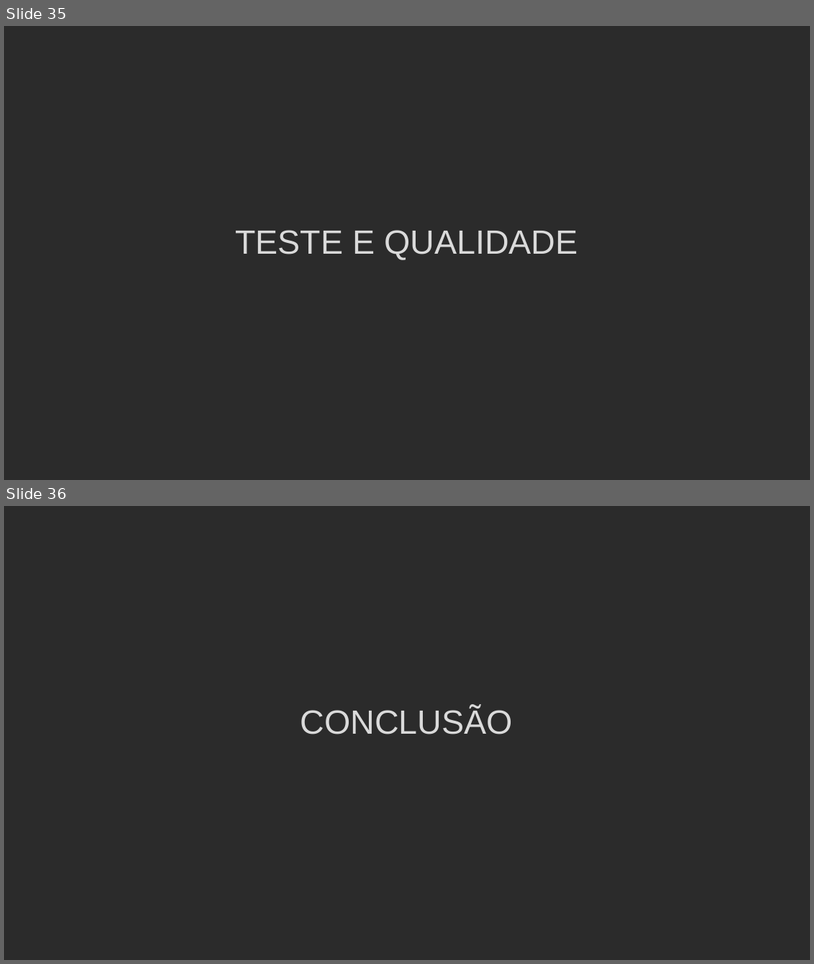
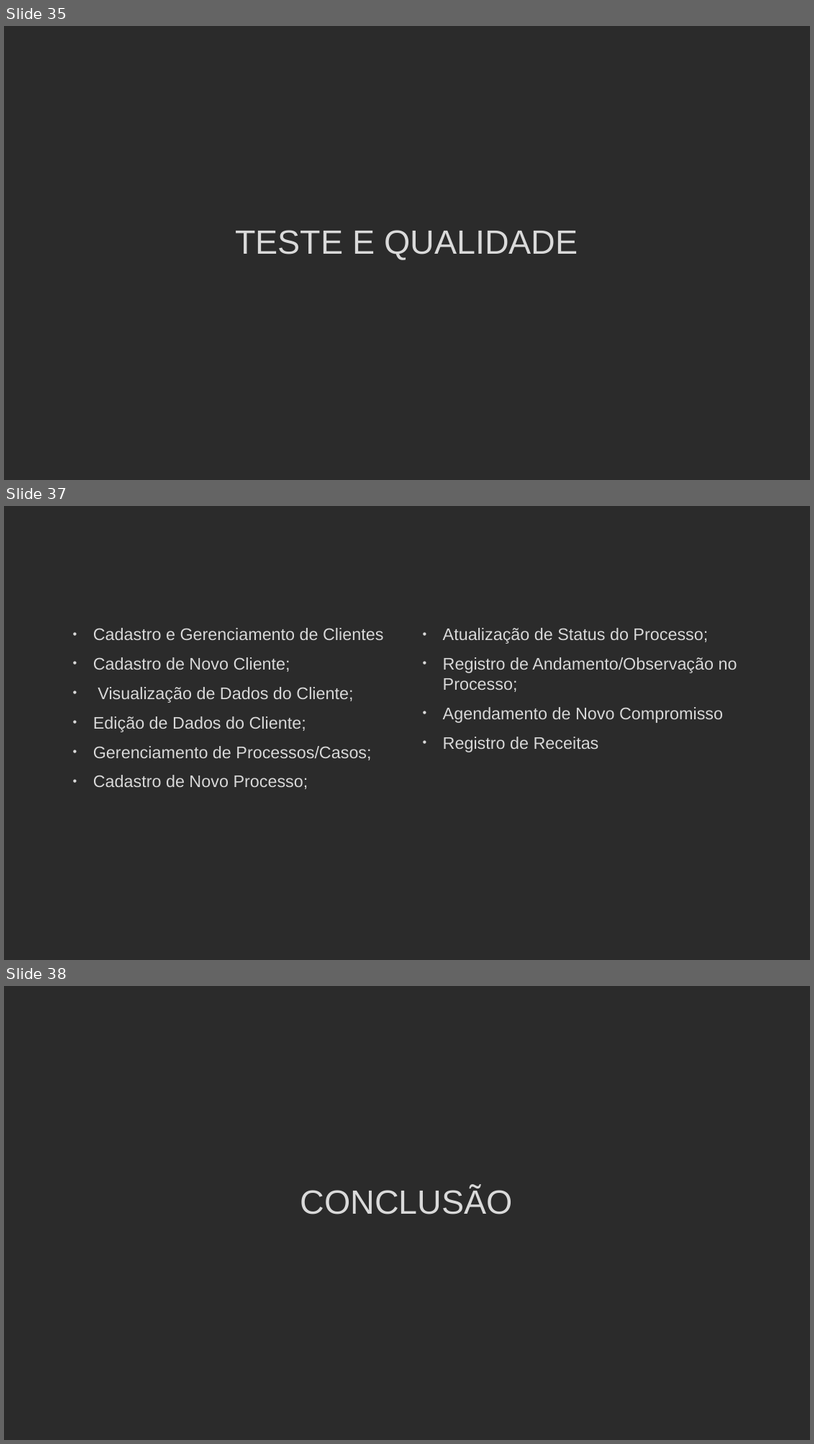
Before and after one commit to Eduardo1Martins/PI-Grupo-04, a slide deck: Documentação/Documentação/Grupo LUMOS.odp. Shown one above the other, each under a label of ours: slides 35 and 36 before the commit, slides 35, 37 and 38 after it; the slides between them are not shown. The pictures are 814x964 and 814x1444 pixels, drawn with LibreOffice and Linux fonts; fonts in the diff are those of the drawing; background and template pictures are left out; a plain dark background stands for a picture behind light text. Boxes give left, top, right and bottom in pixels: in the first picture for what was removed or moved away, otherwise in the second. Text is boxed around its words. In the diff, an @@ line names an element or a change of style, - is before the commit and + after.

```diff
--- a/Documentação/Documentação/Grupo LUMOS.odp
+++ b/Documentação/Documentação/Grupo LUMOS.odp
@@ slide 37 added at bbox=[4, 506, 810, 960], background picture (left out) @@
@@ text added at bbox=[93, 628, 383, 789], 20 pt, text #DADADA @@
+• Cadastro e Gerenciamento de Clientes
+• Cadastro de Novo Cliente;
+• Visualização de Dados do Cliente;
+• Edição de Dados do Cliente;
+• Gerenciamento de Processos/Casos;
+• Cadastro de Novo Processo;
@@ text added at bbox=[443, 628, 738, 752], 20 pt, text #DADADA @@
+• Atualização de Status do Processo;
+• Registro de Andamento/Observação no Processo;
+• Agendamento de Novo Compromisso
+• Registro de Receitas
@@ what was slide 36 is now slide 38 @@
```
Also in this commit, not shown: 1 other slide added.
